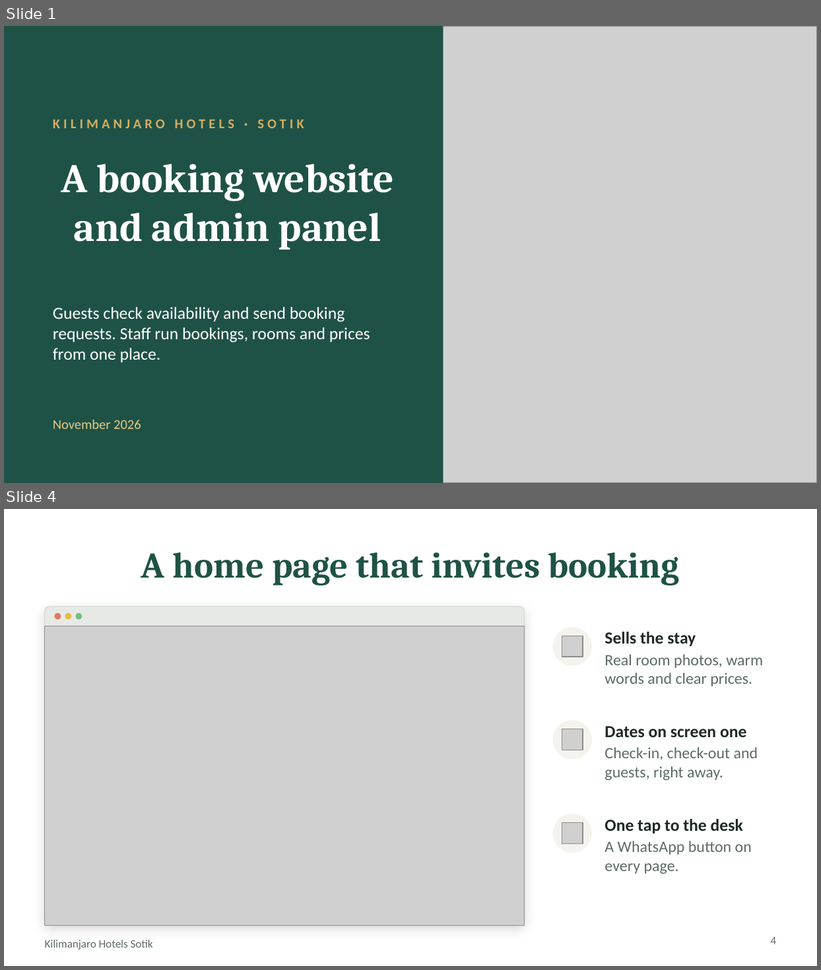
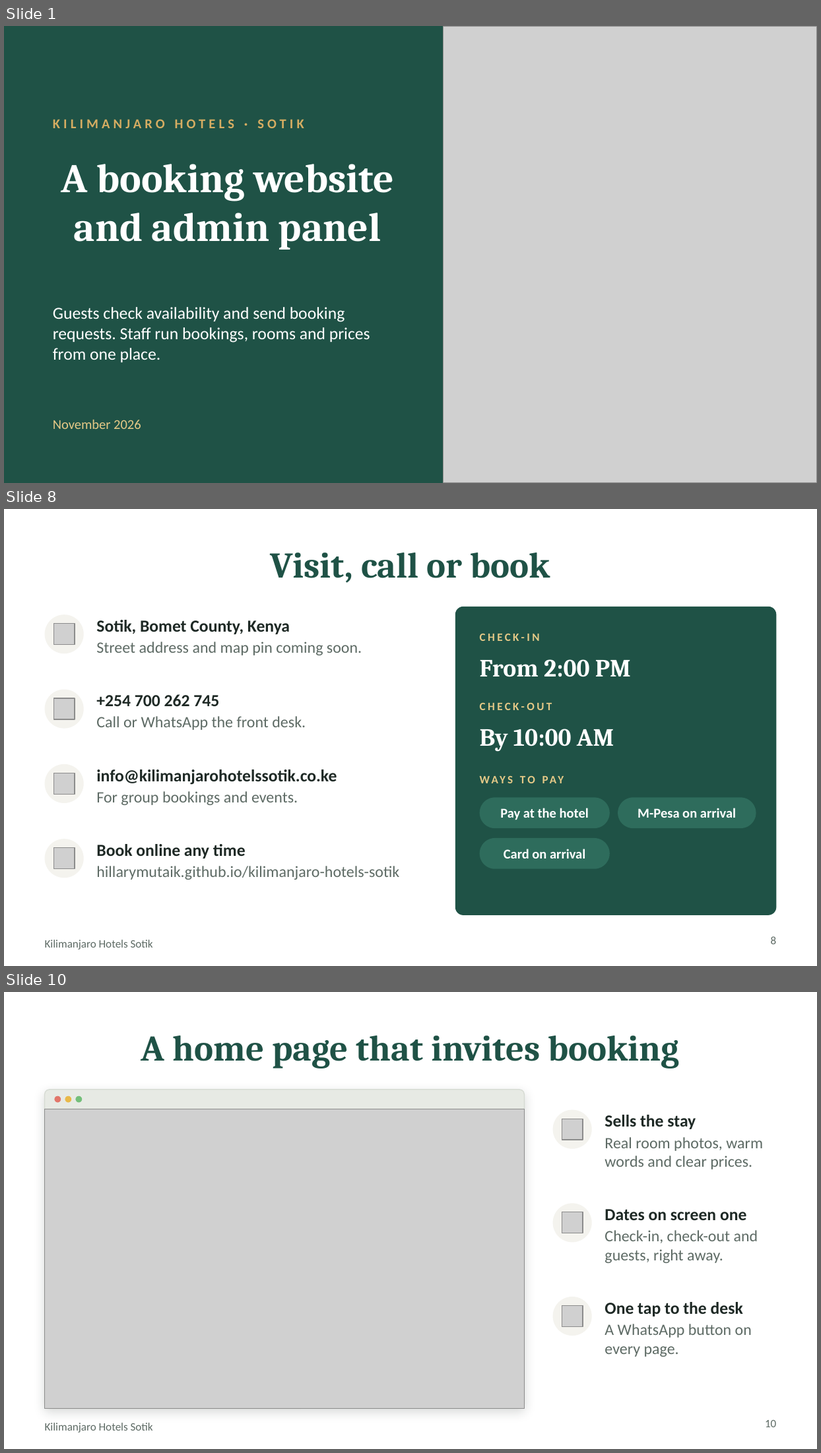
Before and after one commit to hillarymutaik/kilimanjaro-hotels-sotik, a slide deck: presentation/Kilimanjaro Hotels Sotik Pitch-Deck.pptx. Shown one above the other, each under a label of ours: slides 1 and 4 before the commit, slides 1, 8 and 10 after it; the slides between them are not shown. The pictures are 821x970 and 821x1453 pixels, drawn with LibreOffice and Linux fonts; fonts in the diff are those of the drawing; grey boxes stand for pictures. Boxes give left, top, right and bottom in pixels: in the first picture for what was removed or moved away, otherwise in the second. Text is boxed around its words. In the diff, an @@ line names an element or a change of style, - is before the commit and + after.

```diff
--- a/presentation/Kilimanjaro Hotels Sotik Pitch-Deck.pptx
+++ b/presentation/Kilimanjaro Hotels Sotik Pitch-Deck.pptx
@@ slide 8 added at (4,509,817,966), background #FFFFFF; not listed: 1 template element that a slide beside it also shows @@
@@ title added at (270,553,550,583), 32 pt, text #1F5246, bold @@
+Visit, call or book
@@ rounded rectangle added at (455,607,776,916), fill #1F5246 @@
@@ ellipse added at (45,615,84,654), fill #F4F3EE @@
@@ picture added at (54,624,75,645) @@
@@ text added at (96,620,290,634), 15 pt, text #1E2925, bold @@
+Sotik, Bomet County, Kenya
@@ text added at (96,642,362,656), 14 pt, text #5E6B65 @@
+Street address and map pin coming soon.
@@ text added at (480,634,540,641), 10 pt, text #E5C987, bold @@
+CHECK-IN
@@ text added at (480,659,631,677), 22 pt, text #FFFFFF, bold @@
+From 2:00 PM
@@ ellipse added at (45,690,84,729), fill #F4F3EE @@
@@ picture added at (54,698,75,720) @@
@@ text added at (96,694,219,706), 15 pt, text #1E2925, bold @@
++254 700 262 745
@@ text added at (480,703,552,710), 10 pt, text #E5C987, bold @@
+CHECK-OUT
@@ text added at (96,716,306,730), 14 pt, text #5E6B65 @@
+Call or WhatsApp the front desk.
@@ text added at (480,729,614,752), 22 pt, text #FFFFFF, bold @@
+By 10:00 AM
@@ ellipse added at (45,764,84,803), fill #F4F3EE @@
@@ picture added at (54,773,75,794) @@
@@ text added at (96,770,337,785), 15 pt, text #1E2925, bold @@
+info@kilimanjarohotelssotik.co.ke
@@ text added at (543,776,564,784), 10 pt, text #E5C987, bold @@
+WAYS TO PAY
@@ text added at (96,791,298,805), 14 pt, text #5E6B65 @@
+For group bookings and events.
@@ rounded rectangle added at (480,797,610,828), fill #2E6C5C @@
@@ rounded rectangle added at (618,797,756,828), fill #2E6C5C @@
@@ text added at (500,808,589,821), 12 pt, text #FFFFFF, bold @@
+Pay at the hotel
@@ text added at (638,808,736,818), 12 pt, text #FFFFFF, bold @@
+M-Pesa on arrival
@@ ellipse added at (45,839,84,878), fill #F4F3EE @@
@@ text added at (96,844,246,859), 15 pt, text #1E2925, bold @@
+Book online any time
@@ rounded rectangle added at (480,838,610,869), fill #2E6C5C @@
@@ picture added at (54,848,75,869) @@
@@ text added at (504,849,585,859), 12 pt, text #FFFFFF, bold @@
+Card on arrival
@@ text added at (96,866,399,880), 14 pt, text #5E6B65 @@
+hillarymutaik.github.io/kilimanjaro-hotels-sotik
@@ page number added at (771,937,777,945), 10 pt, text #5E6B65 @@
+8
@@ what was slide 4 is now slide 10 @@
@@ page number at (765,1420,776,1428): text changed @@
-4
+10
```
Also in this commit, not shown: 5 slides changed, 6 other slides added.
